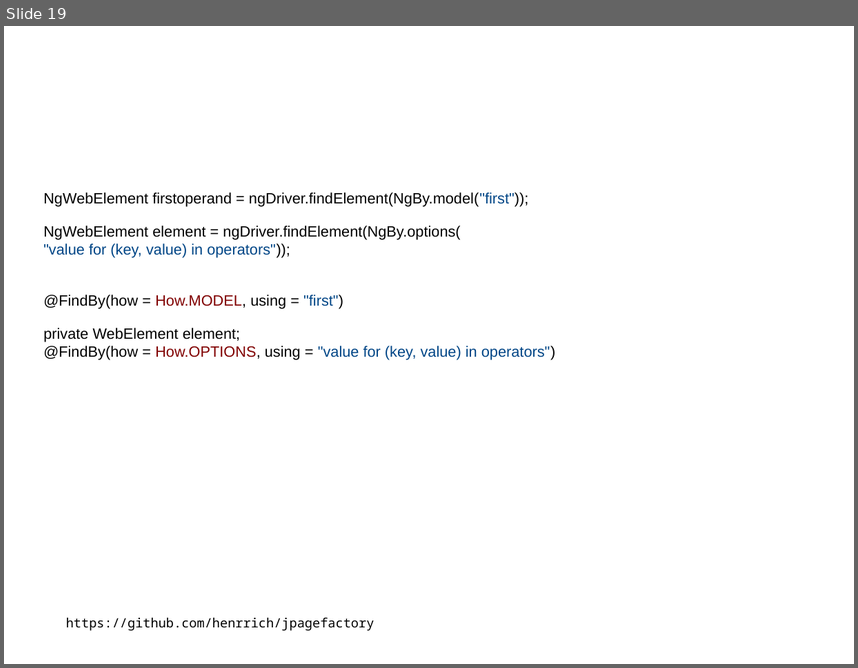
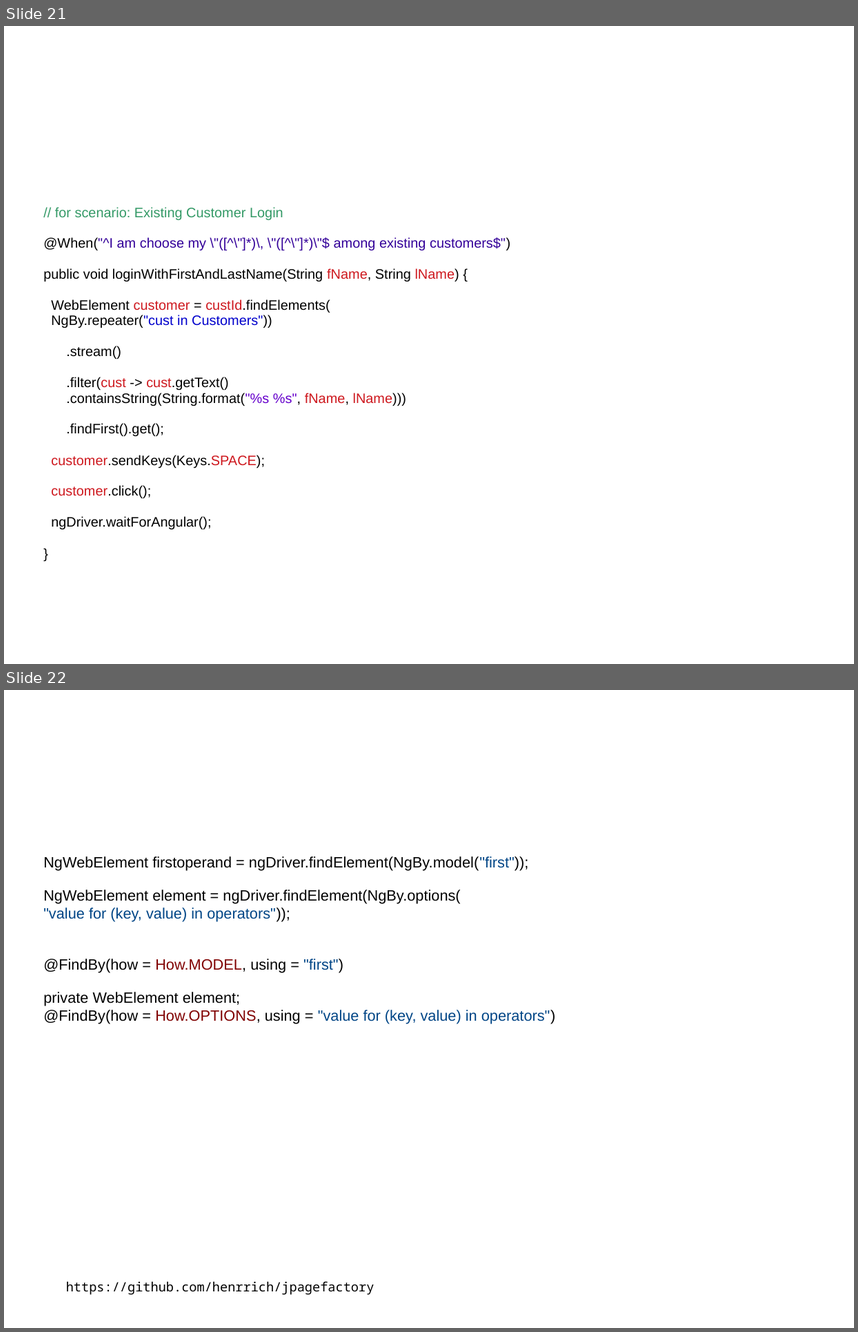
Before and after one commit to sergueik/selenium_java, a slide deck: protractor/jProtractor.odp. Shown one above the other, each under a label of ours: slide 19 before the commit, slides 21 and 22 after it. The pictures are 858x668 and 858x1332 pixels, drawn with LibreOffice and Linux fonts; fonts in the diff are those of the drawing; background and template pictures are left out. Boxes give left, top, right and bottom in pixels: in the first picture for what was removed or moved away, otherwise in the second. Text is boxed around its words. In the diff, an @@ line names an element or a change of style, - is before the commit and + after.

```diff
--- a/protractor/jProtractor.odp
+++ b/protractor/jProtractor.odp
@@ slide 21 added at bbox=[4, 26, 854, 664], background #FFFFFF @@
@@ title added at bbox=[46, 52, 702, 158], 41.4 pt, text #FFFFFF, bold @@
+Protractor and Cucumber cont.
@@ text added at bbox=[43, 207, 510, 529], 12.8 pt, text #000000 @@
+// for scenario: Existing Customer Login
+@When("^I am choose my \"([^\"]*)\, \"([^\"]*)\"$ among existing customers$")
+public void loginWithFirstAndLastName(String fName, String lName) {
+WebElement customer = custId.findElements(
+NgBy.repeater("cust in Customers"))
+.stream()
+.filter(cust -> cust.getText()
+.containsString(String.format("%s %s", fName, lName)))
+.findFirst().get();
+customer.sendKeys(Keys.SPACE);
+customer.click();
+ngDriver.waitForAngular();
+}
@@ what was slide 19 is now slide 22 @@
```
Also in this commit, not shown: 4 slides changed, 2 other slides added, 2 other files.
